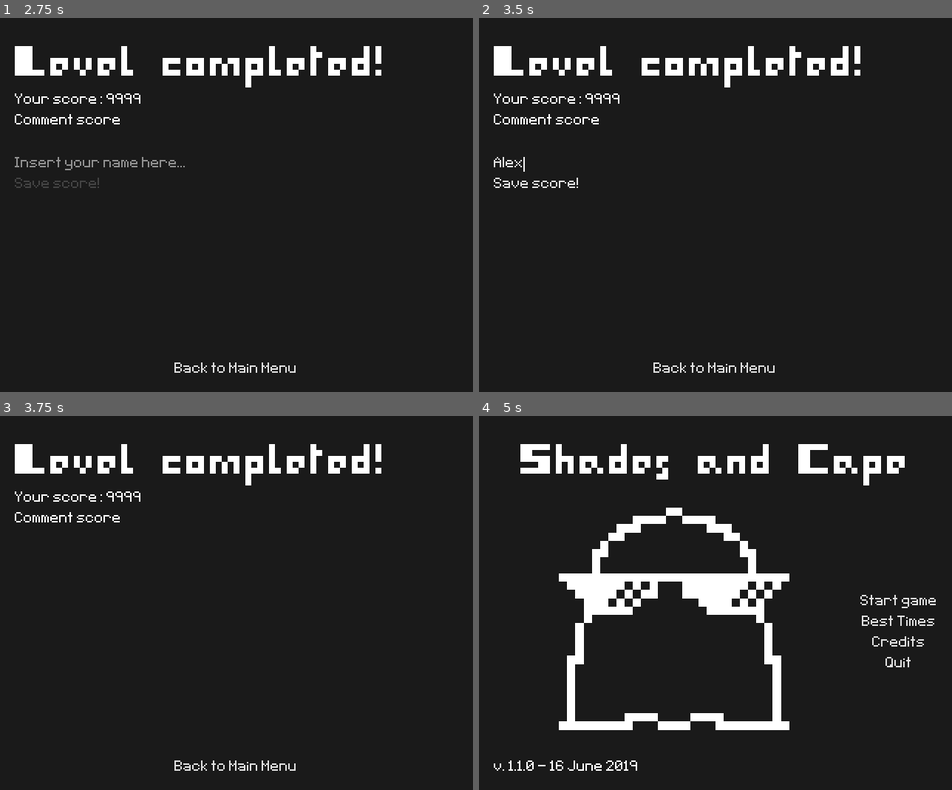
Above: before the commit, frames 1-4 (two rows, left to right).
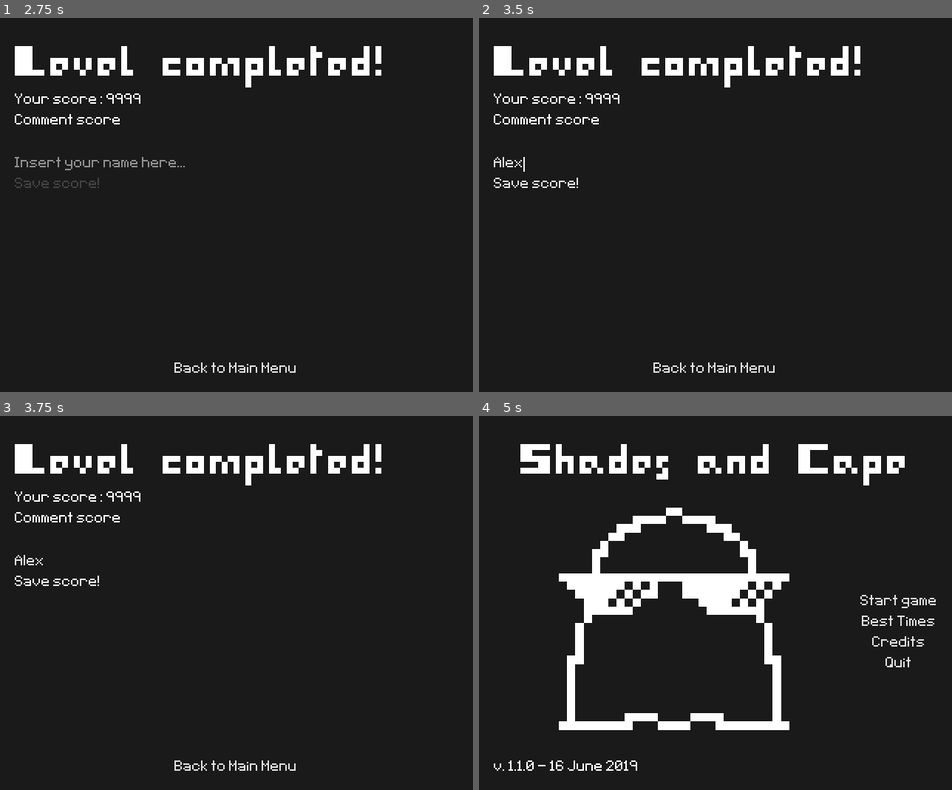
Above: after the commit, the same moments.

Repository: Kiel97/bialjam2019
Game: Godot game, scene res://Menu/MainMenu.tscn
Same seed, same stepped clock (60 frames per second), same inputs: the game is played once before the commit and once after it. Sound files missing from this copy of the repository are replaced by a short silence.
Inputs (mouse positions are in pixels of both pictures, inside the frame that each line leads up to):
- Up to frame 1 (2.75 s): click "Start game" at 0.5 s; tap Enter (enter) at 1.25, 2.1 s; hold Enter (enter) 1.28-2.03 s; hold Right (move_right) from 1.28 s (still down); tap Up (jump) at 1.52, 2.27 s
- Up to frame 2 (3.5 s): release Right (move_right) at 2.75 s; click (715, 163) at 2.77 s; type "Alex" at 2.85 s
- Up to frame 3 (3.75 s): click "Save score!" at 3.5 s
- Up to frame 4 (5 s): click "Back to Main Menu" at 4.25 s

Frames 1-2 are identical in both runs. In frame 3, 0.2% of the frame differs, in the area x 3-21%, y 37-46%; in frame 4, nothing differs.
Error in both runs: Trying to assign value of type 'LineEdit' to a variable of type 'TextEdit'. (res://Menu/LevelSummary.gd:14)

Commit message:
Refactored saving name function and added SFX to save score button

Diff:
--- a/Bialjam2019/Menu/LevelSummary.gd
+++ b/Bialjam2019/Menu/LevelSummary.gd
@@ -12,9 +12,16 @@
 onready var insert_name_cont : VBoxContainer = $PanelContainer/MarginContainer/VBoxContainer/InsertNameContainer/VBoxContainer
 onready var main_menu_button : Button = $PanelContainer/MarginContainer/VBoxContainer/Button
 onready var textedit : TextEdit = $PanelContainer/MarginContainer/VBoxContainer/InsertNameContainer/VBoxContainer/TextEdit
+onready var click_sound : AudioStreamPlayer = $PanelContainer/MarginContainer/VBoxContainer/InsertNameContainer/VBoxContainer/SaveScoreButton/ClickSound
 
 func _ready() -> void:
+	textedit.grab_focus()
 	update_summary()
+
+func _unhandled_input(event: InputEvent) -> void:
+	if event.is_action_pressed("enter"):
+		if not save_score_button.disabled and insert_name_cont.visible:
+			_on_SaveScoreButton_pressed()
 
 func _on_Button_pressed() -> void:
 	$SelectSound.play()
@@ -26,24 +33,22 @@
 		go_to_main_menu()
 
 func update_summary() -> void:
-	score_label.text = YOUR_SCORE_MESSAGE % [HighscoreManager.new_score]
+	var score = HighscoreManager.new_score
 
+	score_label.text = YOUR_SCORE_MESSAGE % [score]
 	var achieved_rank = HighscoreManager.get_new_highscore_rank()
 
 	if achieved_rank < HighscoreManager.SCORES_IN_TOP:
 		comment_label.text = IN_TOP_MESSAGE % [achieved_rank + 1]
 
-		insert_name_cont.visible = true
-		main_menu_button.disabled = true
+		_toggle_player_name_popup(true)
 
-		var score = HighscoreManager.new_score
 		yield(self, "saved_name")
-		HighscoreManager.insert_new_highscore(HighscoreManager.new_score, achieved_rank, textedit.text)
+
+		HighscoreManager.insert_new_highscore(score, achieved_rank, textedit.text)
 
 	else:
-
-		insert_name_cont.visible = false
-		main_menu_button.disabled = false
+		_toggle_player_name_popup(false)
 
 		comment_label.text = OUT_TOP_MESSAGE
 
@@ -54,7 +59,13 @@
 	save_score_button.disabled = true if len(new_text) == 0 else false
 
 func _on_SaveScoreButton_pressed() -> void:
+	click_sound.play()
+
 	emit_signal("saved_name")
+	yield(click_sound, "finished")
 
-	insert_name_cont.visible = false
-	main_menu_button.disabled = false
+	_toggle_player_name_popup(false)
+
+func _toggle_player_name_popup(new_state : bool) -> void:
+	insert_name_cont.visible = new_state
+	main_menu_button.disabled = new_state
--- a/Bialjam2019/Menu/LevelSummary.tscn
+++ b/Bialjam2019/Menu/LevelSummary.tscn
@@ -88,6 +88,9 @@
 disabled = true
 text = "Save score!"
 
+[node name="ClickSound" type="AudioStreamPlayer" parent="PanelContainer/MarginContainer/VBoxContainer/InsertNameContainer/VBoxContainer/SaveScoreButton"]
+stream = ExtResource( 5 )
+
 [node name="Button" type="Button" parent="PanelContainer/MarginContainer/VBoxContainer"]
 margin_top = 226.0
 margin_right = 300.0
